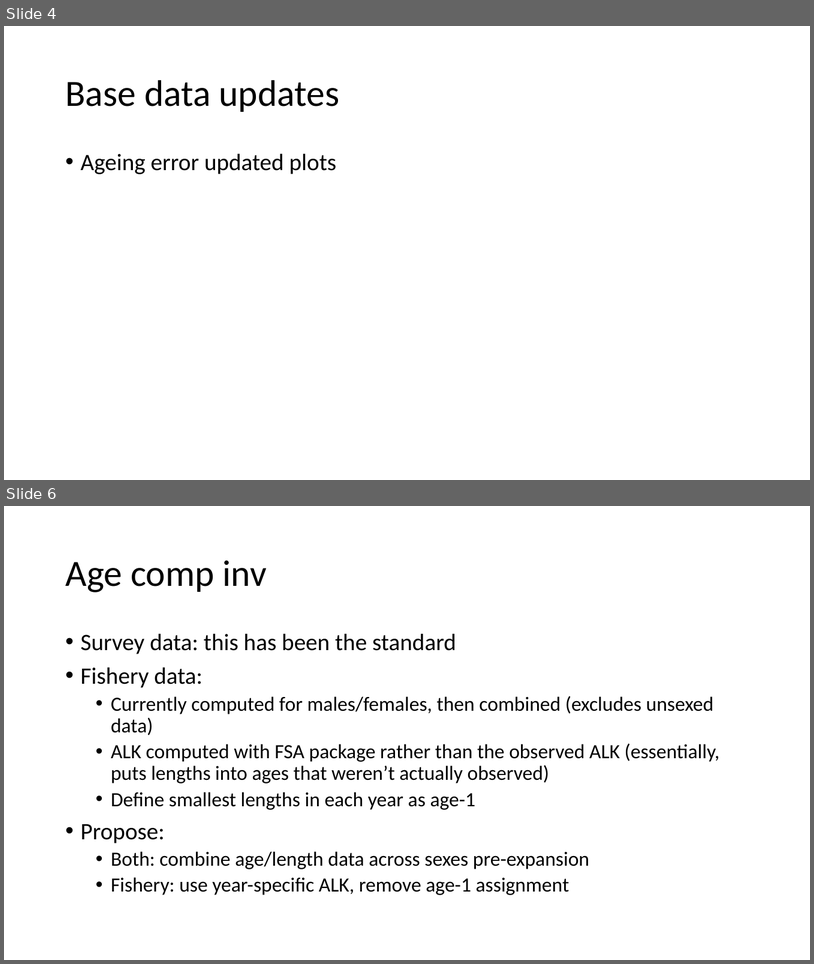
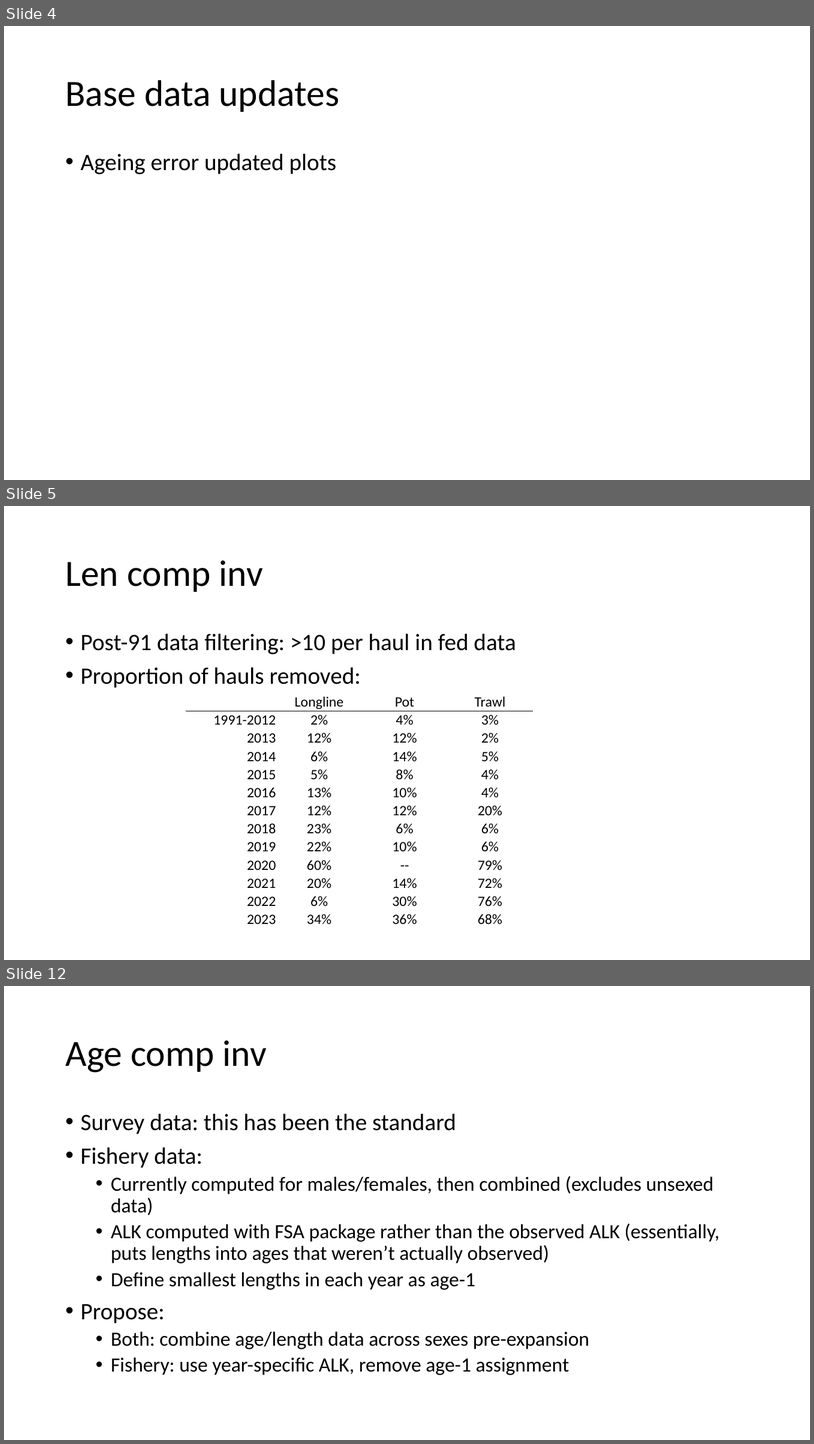
Before and after one commit to pete-hulson/goa_pcod, a slide deck: 2024/presentation/sept_pt/sept_pt_notes.pptx. Shown one above the other, each under a label of ours: slides 4 and 6 before the commit, slides 4, 5 and 12 after it; the slides between them are not shown. The pictures are 814x964 and 814x1444 pixels, drawn with LibreOffice and Linux fonts; fonts in the diff are those of the drawing. Boxes give left, top, right and bottom in pixels: in the first picture for what was removed or moved away, otherwise in the second. Text is boxed around its words. In the diff, an @@ line names an element or a change of style, - is before the commit and + after.

```diff
--- a/2024/presentation/sept_pt/sept_pt_notes.pptx
+++ b/2024/presentation/sept_pt/sept_pt_notes.pptx
@@ slide 5 added at [4,506,810,960], background #FFFFFF @@
@@ title added at [65,560,263,592], 44 pt, text #000000 @@
+Len comp inv
@@ text added at [81,633,516,688], 28 pt, text #000000 @@
+• Post-91 data filtering: >10 per haul in fed data
+• Proportion of hauls removed:
@@ table added at [186,693,533,927], 13 rows, 4 columns @@
+ | Longline | Pot | Trawl
+1991-2012 | 2% | 4% | 3%
+2013 | 12% | 12% | 2%
+2014 | 6% | 14% | 5%
+2015 | 5% | 8% | 4%
+2016 | 13% | 10% | 4%
+2017 | 12% | 12% | 20%
+2018 | 23% | 6% | 6%
+2019 | 22% | 10% | 6%
+2020 | 60% | -- | 79%
+2021 | 20% | 14% | 72%
+2022 | 6% | 30% | 76%
+2023 | 34% | 36% | 68%
@@ what was slide 6 is now slide 12 @@
```
Also in this commit, not shown: 4 slides changed, 5 other slides added, 8 other files.
